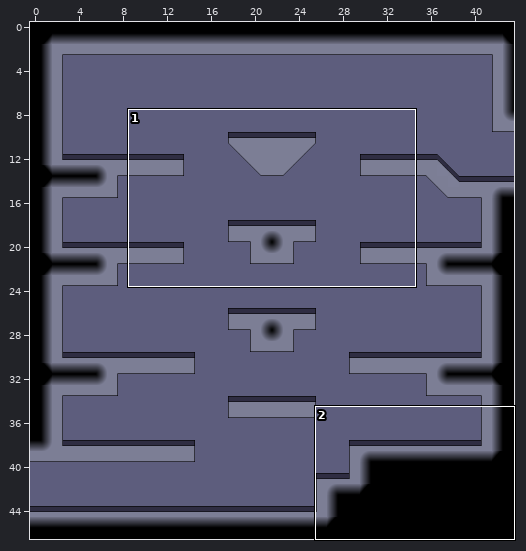
One commit to this LDtk project: Darkrise/Assets/Levels/ryoDemoLevel.ldtk. The picture above shows the old version from afar; the outline marks the close-up.
Close-up. Before:
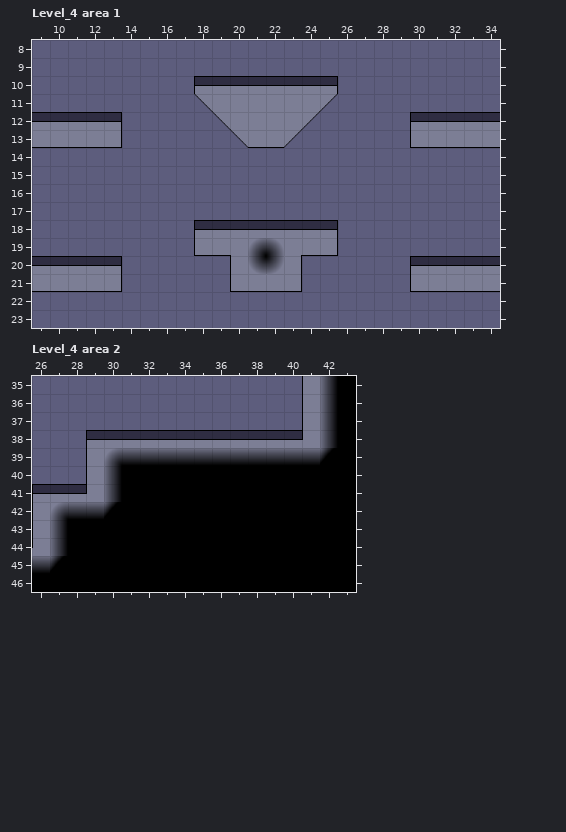
Cells are 60x60 px. Shown: Level_4 area 1 x 9..34, y 8..23; Level_4 area 2 x 26..43, y 35..46. The commit also changed other parts of the map, which this record leaves out.
Once edited:
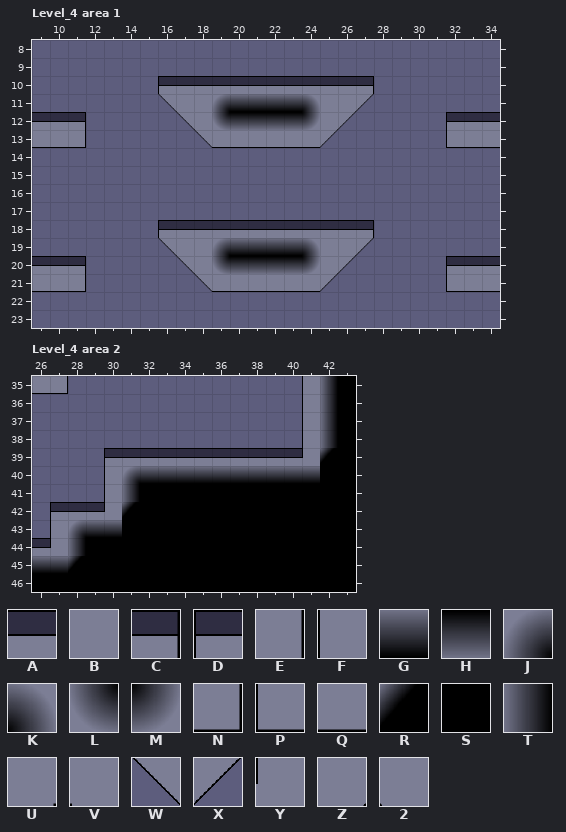
Key: from "Darkrise_Tilemap_5_4": A 0, B 2, C 6, D 6 flipped left-right, E 24, F 24 flipped left-right, G 36 flipped left-right, H 36 flipped up-down, J 38, K 38 flipped left-right, L 38 flipped up-down, M 38 turned 180, N 42, P 42 flipped left-right, Q 60 flipped up-down, R 74, S 76, T 94, U 98, V 98 flipped left-right, W 126 flipped up-down, X 126 turned 180, Y 130 flipped left-right, Z 134, 2 134 flipped left-right.
_ is an empty cell.
Changes in this commit:
Layer "Tiles", Level_4 area 1:
y 10: x 16..18 __D -> DAA; x 25..27 C__ -> AAC
y 11: x 16..27 __W2BBBBZX__ -> W2BJGGGGKBZX
y 12: x 11..13 AAC -> C__; x 17..26 __W2BBZX__ -> W2LHHHHMZX; x 30..32 DAA -> __D
y 13: x 11..13 QQN -> N__; x 18..20 __W -> WQQ; x 23..25 X__ -> QQX; x 30..32 PQQ -> __P
y 18: x 16..18 __D -> DAA; x 25..27 C__ -> AAC
y 19: x 16..27 __PQVJKUQN__ -> W2BJGGGGKBZX
y 20: x 11..13 AAC -> C__; x 17..26 ___FLME___ -> W2LHHHHMZX; x 30..32 DAA -> __D
y 21: x 11..13 QQN -> N__; x 18..20 __P -> WQQ; x 23..25 N__ -> QQX; x 30..32 PQQ -> __P
Layer "Tiles", Level_4 area 2:
y 35: x 26..27 __ -> QN
y 38: x 29..41 DAAAAAAAAAAAY -> ____________F
y 39: x 29..41 FJGGGGGGGGGGG -> _DAAAAAAAAAAY
y 40: x 29..41 FTSSSSSSSSSSS -> _FJGGGGGGGGGG
y 41: x 26..31 DAAYTS -> ____FT
y 42: x 26..31 FJGGRS -> _DAAYR
y 43: x 26..30 FTSSS -> _FJGG
y 44: x 26..28 YTS -> AYT
y 45: x 27..28 RS -> GR
Changed places in both close-ups, as pixel boxes (x1, y1, x2, y2):
changed: (158, 76, 374, 148)
changed: (85, 112, 122, 148)
changed: (410, 112, 447, 148)
changed: (158, 220, 374, 292)
changed: (85, 256, 122, 292)
changed: (410, 256, 447, 292)
added: (32, 376, 68, 394)
changed: (32, 430, 320, 573)
